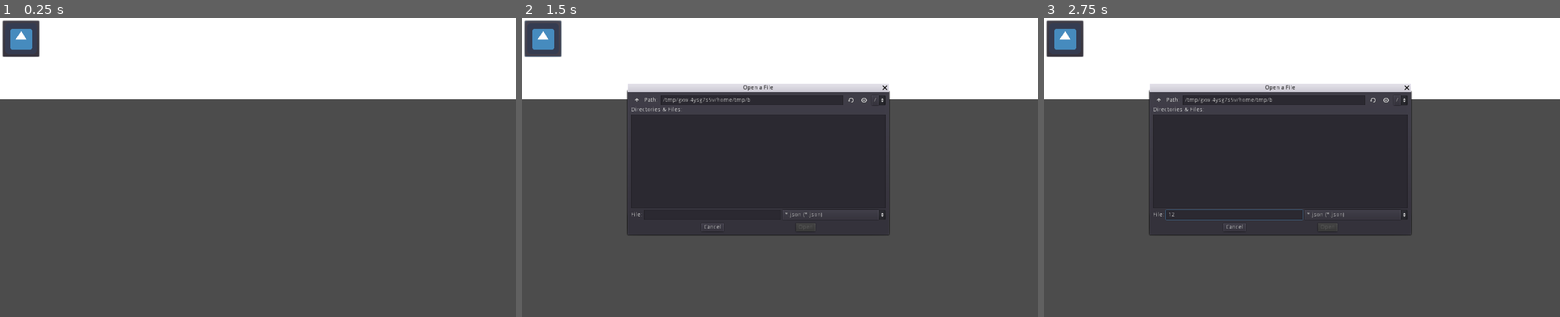
Above: before the commit, frames 1-3 (left to right).
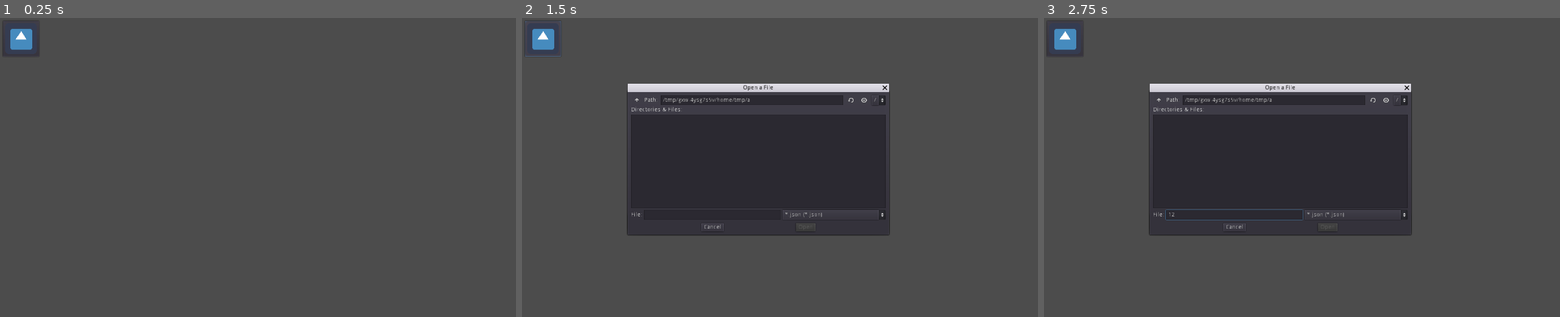
Above: after the commit, the same moments.

Repository: Gnimacz/Cooldown-Tracker
Game: Godot game, scene res://Control.tscn
The game is run twice, just before and just after one commit, with the same random seed, the same clock (stepped at 60 frames per second) and the same inputs. The engine's default icon, where the game draws it, is replaced by a stand-in: a white triangle on a blue panel in a dark square.
Inputs (mouse positions are in pixels of both pictures, inside the frame that each line leads up to):
- Up to frame 1 (0.25 s): no input
- Up to frame 2 (1.5 s): tap Enter (ui_accept) at 0.5, 0.77 s; click (542, 38) at 1.25 s
- Up to frame 3 (2.75 s): click (1234, 215) at 2.02 s; type "12" at 2.1 s

The runs differ from the first frame. In frame 1, 26% of the frame differs, in the area x 0-100%, y 0-28%; in frame 2, 24%; in frame 3, 24%.

Commit message:
small changes

Diff:
--- a/Card.gd
+++ b/Card.gd
@@ -34,5 +34,11 @@
 	$"%Type".text = type
 	$"%Description".text = description
 	$"%Cooldown".text = cooldown as String
-	$"%Requires".text = requires as String
+	$"%Requires".hide()
+	$"%Requires".text = ""
+	if((requires as Array).size() > 0):
+		$"%Requires".show()
+		$"%Requires".text = "Requires: "
+		for item in requires:
+			$"%Requires".text += item as String + " "
 	pass
--- a/Control.tscn
+++ b/Control.tscn
@@ -16,22 +16,27 @@
 size_flags_horizontal = 3
 size_flags_vertical = 3
 
-[node name="Connections" type="Node2D" parent="Ability_Tree"]
+[node name="ScrollContainer" type="ScrollContainer" parent="Ability_Tree"]
+anchor_right = 1.0
+anchor_bottom = 1.0
+rect_clip_content = false
+follow_focus = true
+
+[node name="Connections" type="Node2D" parent="Ability_Tree/ScrollContainer"]
 unique_name_in_owner = true
 position = Vector2( 0, -169 )
 
-[node name="ScrollContainer" type="ScrollContainer" parent="Ability_Tree"]
-anchor_right = 1.0
-anchor_bottom = 1.0
-follow_focus = true
-
 [node name="VBoxContainer" type="VBoxContainer" parent="Ability_Tree/ScrollContainer"]
 unique_name_in_owner = true
-size_flags_horizontal = 2
-size_flags_vertical = 2
+margin_right = 1240.0
+margin_bottom = 524.0
+size_flags_horizontal = 3
+size_flags_vertical = 3
 custom_constants/separation = 26
+alignment = 1
 
 [node name="ColorRect" type="ColorRect" parent="."]
+visible = false
 anchor_right = 1.0
 margin_bottom = 196.0
 
@@ -49,6 +54,7 @@
 margin_top = 178.0
 margin_right = 882.0
 margin_bottom = 522.0
+rect_min_size = Vector2( 300, 105 )
 popup_exclusive = true
 window_title = "Open a File"
 resizable = true
